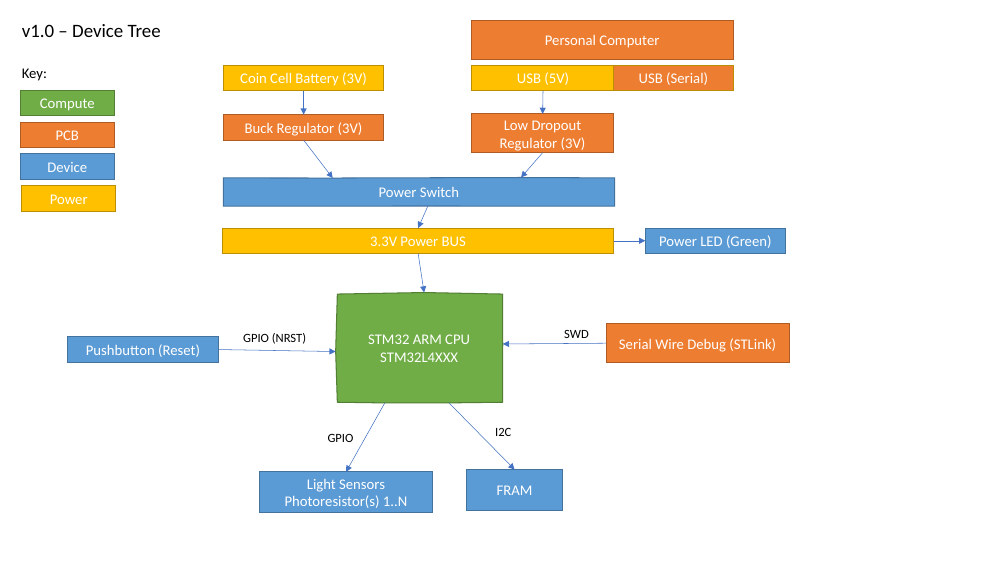
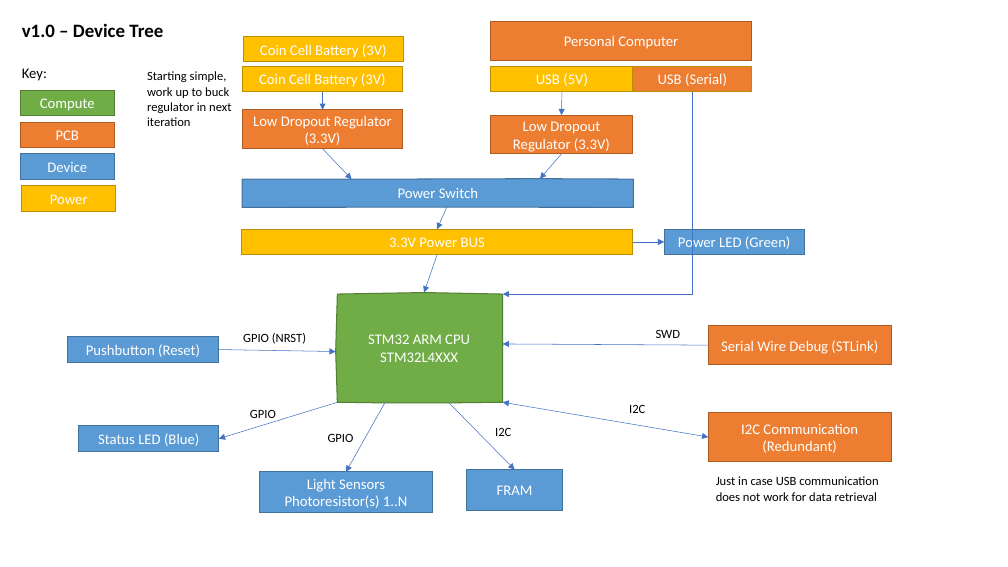
Before and after one commit to Silversmithe/groundhog-lite, a slide deck: slide 1 of design.pptx. Drawn at 1008x567 pixels with LibreOffice and Linux fonts; fonts in the diff are those of the drawing. Boxes give left, top, right and bottom in pixels: in the first picture for what was removed or moved away, otherwise in the second. Text is boxed around its words. In the diff, an @@ line names an element or a change of style, - is before the commit and + after.

Commit message:
Updating device tree architecture to be more simple and redundant

```diff
--- a/design.pptx
+++ b/design.pptx
@@ text "v1.0 – Device Tree" at <box>22,23,163,37</box>: bold on @@
@@ rectangle added at <box>243,36,404,62</box>, fill #FFC000, outline #BD8E00 1 pt, 14 pt, text #FFFFFF @@
+Coin Cell Battery (3V)
@@ text added at <box>147,71,231,126</box>, 12 pt, text #000000 @@
+Starting simple, work up to buck regulator in next iteration
@@ rectangle "Low Dropout Regulator (3.3V)": place and size @@
-rectangle "Low Dropout Regulator (3.3V)" at <box>223,115,383,141</box>
+rectangle "Low Dropout Regulator (3.3V)" at <box>242,110,402,148</box>
@@ text in rectangle at <box>253,116,392,145</box>: text changed @@
-Buck Regulator (3V)
+Low Dropout Regulator (3.3V)
@@ arrow moved from (304, 91) - (304, 115) to (323, 91) - (323, 110) @@
@@ elbow arrow added from (693, 91) to (503, 294), #4472C4 0.5 pt @@
@@ arrow moved from (304, 140) - (333, 178) to (323, 149) - (352, 179) @@
@@ text in rectangle at <box>513,121,610,152</box>: text changed @@
-Low Dropout Regulator (3V)
+Low Dropout Regulator (3.3V)
@@ 7 rectangles, 4 arrows, 1 freeform shape: place and size @@
-7 rectangles, 4 arrows, 1 freeform shape at <box>222,20,786,254</box>
+7 rectangles, 4 arrows, 1 freeform shape at <box>241,21,805,255</box>
@@ arrow moved from (418, 253) - (424, 293) to (437, 255) - (424, 293) @@
@@ text "SWD": place and size @@
-text "SWD" at <box>564,330,589,338</box>
+text "SWD" at <box>656,330,681,338</box>
@@ rectangle "Serial Wire Debug (STLink)": place and size @@
-rectangle "Serial Wire Debug (STLink)" at <box>606,324,789,363</box>
+rectangle "Serial Wire Debug (STLink)" at <box>709,325,892,364</box>
@@ arrow moved from (606, 343) - (503, 344) to (709, 346) - (503, 344) @@
@@ arrow added from (337, 402) to (219, 439), #4472C4 0.5 pt @@
@@ text added at <box>250,410,276,422</box>, 12 pt, text #000000 @@
+GPIO
@@ double arrow added from (709, 437) to (503, 402), #4472C4 0.5 pt @@
@@ text added at <box>629,405,645,413</box>, 12 pt, text #000000 @@
+I2C
@@ rectangle added at <box>709,412,892,462</box>, fill #ED7D31, outline #AF5C24 1 pt, 14 pt, text #FFFFFF @@
+I2C Communication
+(Redundant)
@@ rectangle added at <box>79,426,219,451</box>, fill #5B9BD5, outline #43739E 1 pt, 14 pt, text #FFFFFF @@
+Status LED (Blue)
@@ text added at <box>716,476,878,501</box>, 12 pt, text #000000 @@
+Just in case USB communication does not work for data retrieval
```
